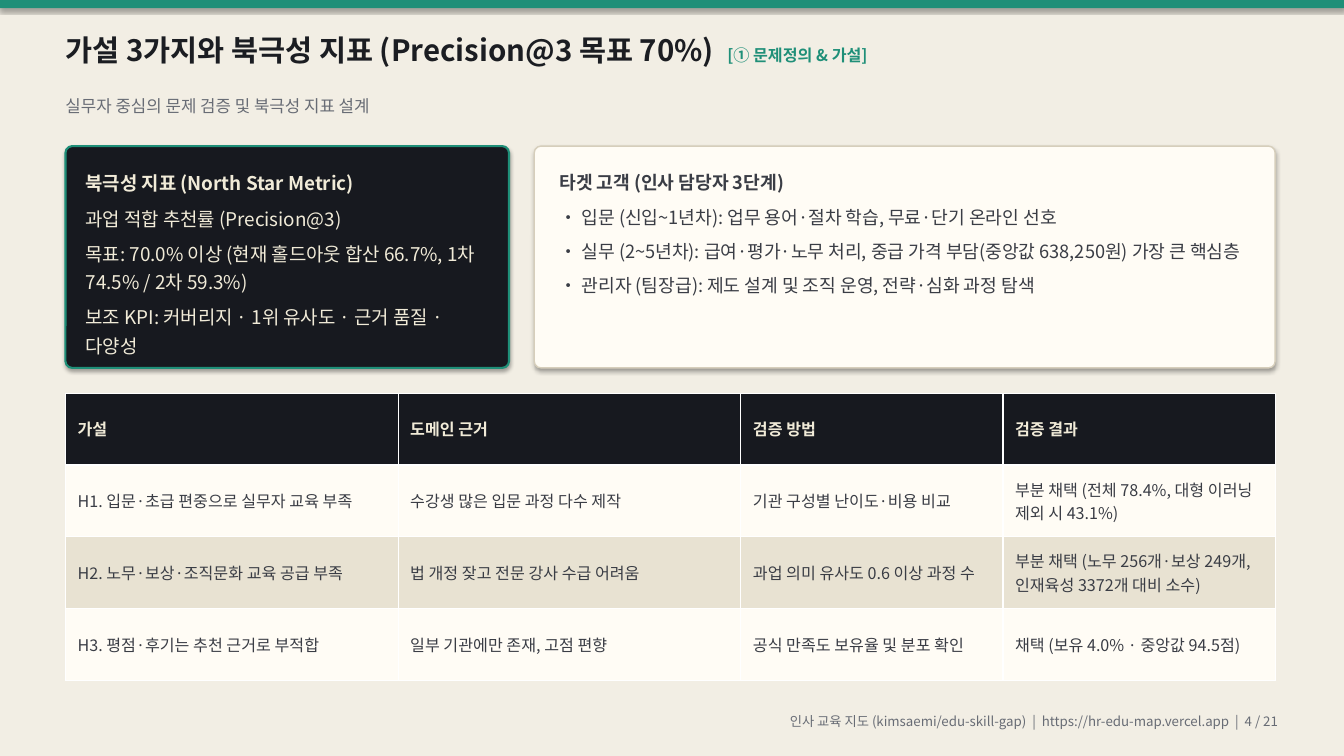
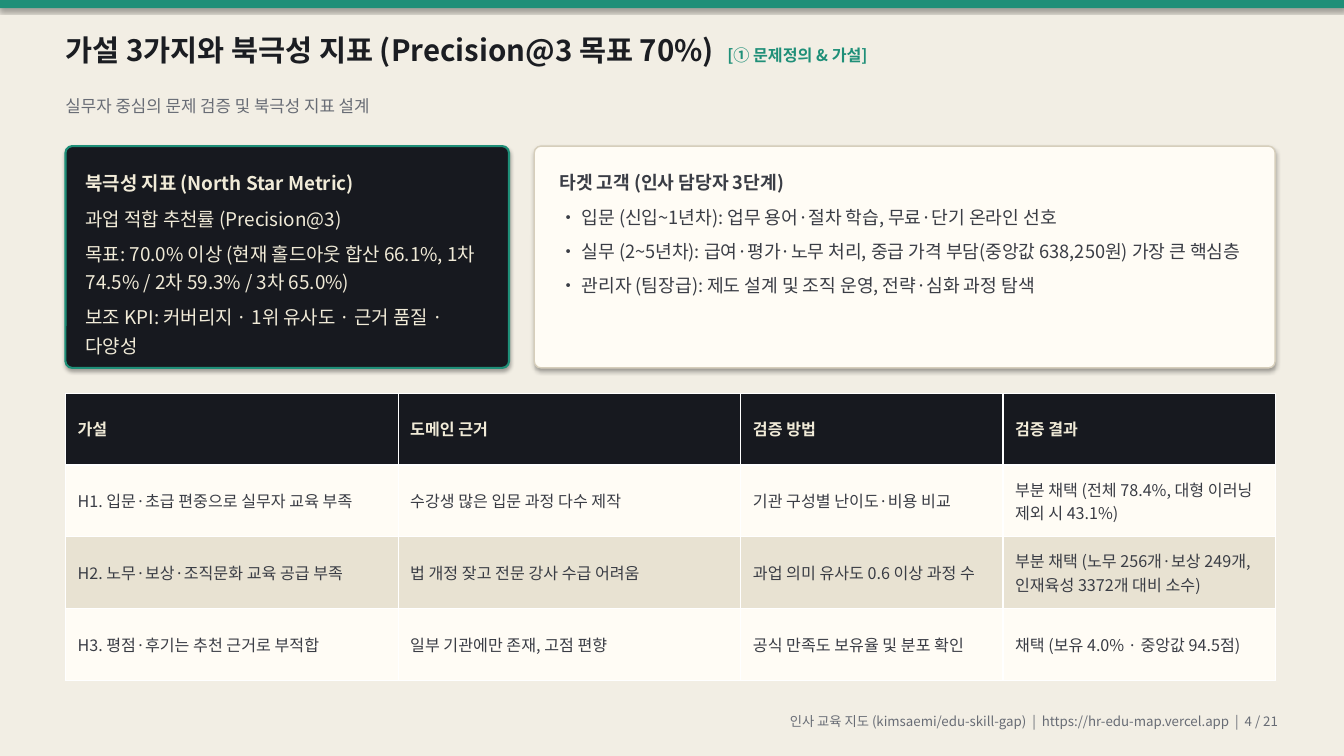
Before and after one commit to kimsaemi/edu-skill-gap, a slide deck: slide 4 of presentation/HR_교육지도_발표.pptx. Drawn at 1344x756 pixels with LibreOffice and Linux fonts; fonts in the diff are those of the drawing. Boxes give left, top, right and bottom in pixels: in the first picture for what was removed or moved away, otherwise in the second. Text is boxed around its words. In the diff, an @@ line names an element or a change of style, - is before the commit and + after.

```diff
--- a/presentation/HR_교육지도_발표.pptx
+++ b/presentation/HR_교육지도_발표.pptx
@@ text at (x1=86, y1=245, x2=475, y2=293): text changed @@
-목표: 70.0% 이상 (현재 홀드아웃 합산 66.7%, 1차 74.5% / 2차 59.3%)
+목표: 70.0% 이상 (현재 홀드아웃 합산 66.1%, 1차 74.5% / 2차 59.3% / 3차 65.0%)
```
Also in this commit, not shown: 5 other slides changed, 13 other files.
